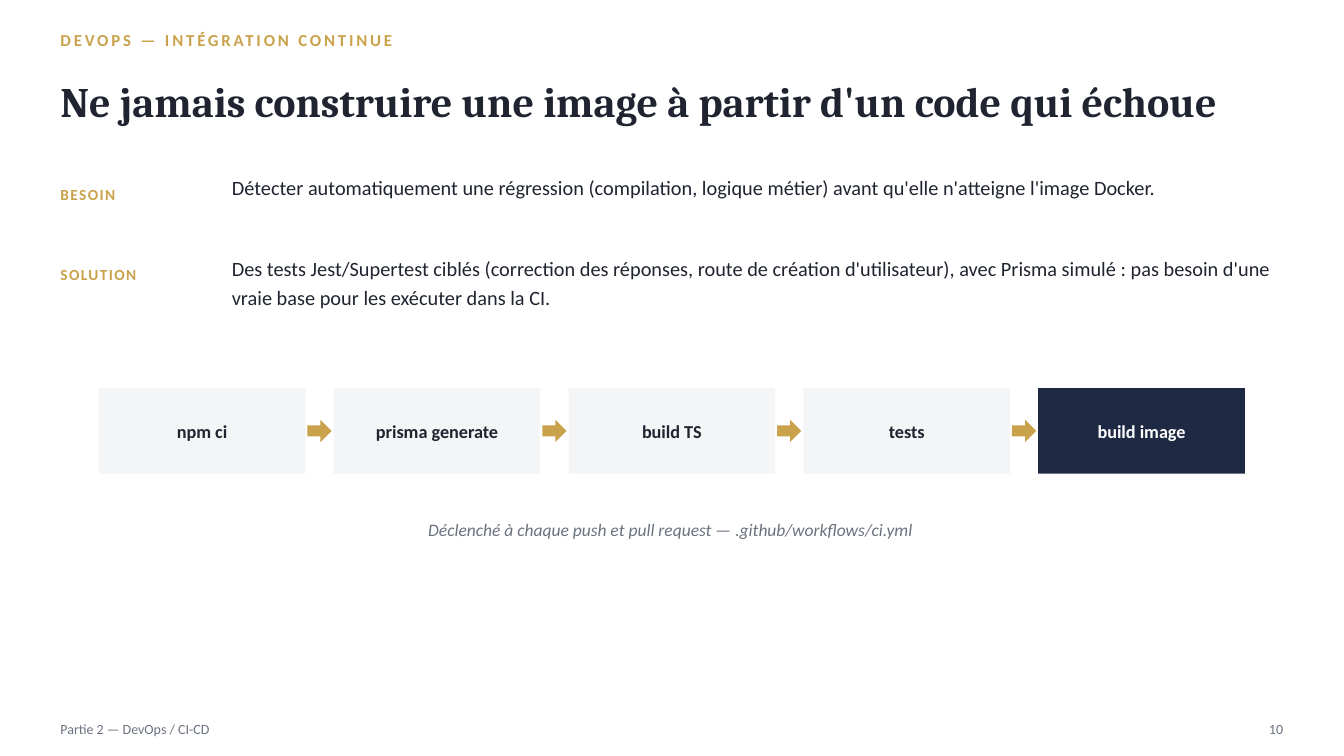
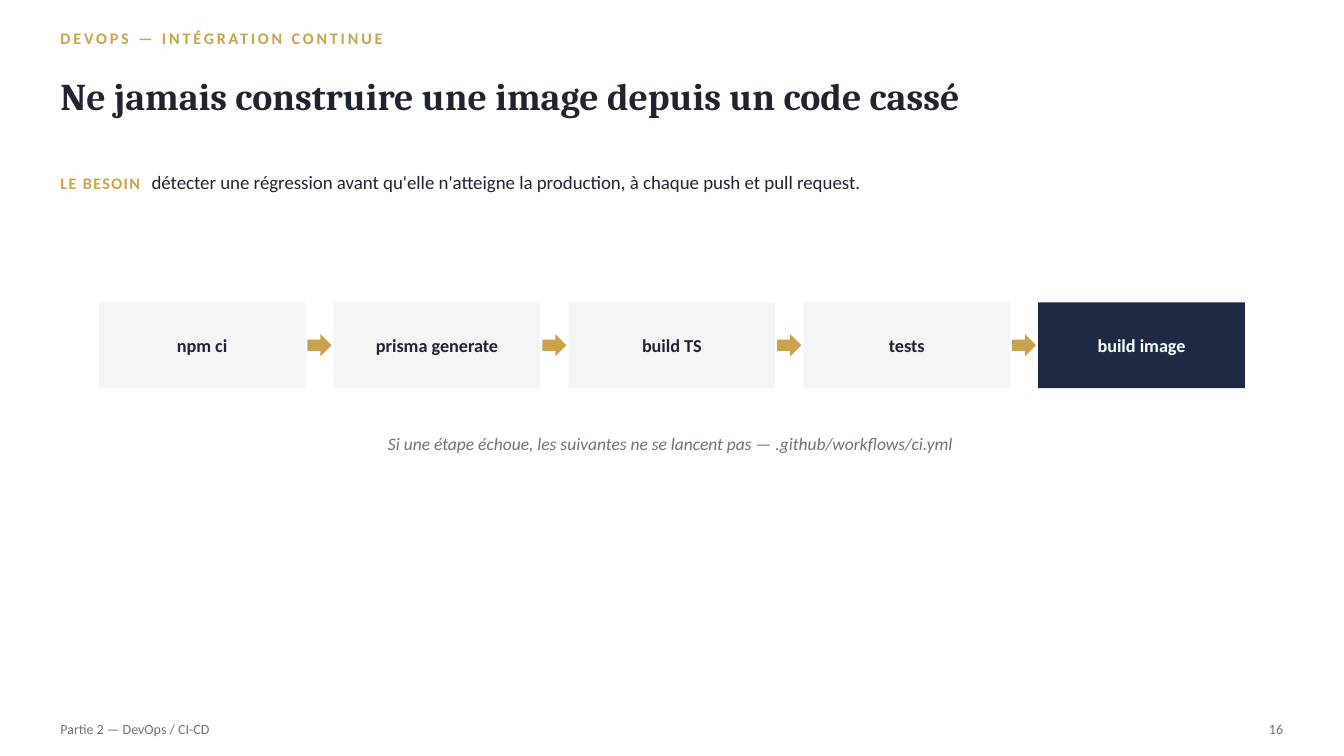
Before and after one commit to phasna/Quiz, a slide deck: slide 16 of quiz_soutenance.pptx (slide 10 before the commit). Drawn at 1344x756 pixels with LibreOffice and Linux fonts; fonts in the diff are those of the drawing. Boxes give left, top, right and bottom in pixels: in the first picture for what was removed or moved away, otherwise in the second. Text is boxed around its words. In the diff, an @@ line names an element or a change of style, - is before the commit and + after.

```diff
--- a/quiz_soutenance.pptx
+++ b/quiz_soutenance.pptx
@@ text "DEVOPS — INTÉGRATION CONTINUE" at (60,22,1284,54): size 12 to 11.5 pt @@
@@ text at (60,83,960,119): text changed; size 30 to 27 pt @@
-Ne jamais construire une image à partir d'un code qui échoue
+Ne jamais construire une image depuis un code cassé
@@ text at (60,176,860,193): text changed; size 14.5 to 13.5 pt @@
-Détecter automatiquement une régression (compilation, logique métier) avant qu'elle n'atteigne l'image Docker.
+LE BESOIN détecter une régression avant qu'elle n'atteigne la production, à chaque push et pull request.
@@ text removed at (60,190,115,200) @@
-BESOIN
@@ text removed at (232,261,1270,309) @@
-Des tests Jest/Supertest ciblés (correction des réponses, route de création d'utilisateur), avec Prisma simulé : pas besoin d'une vraie base pour les exécuter dans la CI.
@@ text removed at (60,270,136,280) @@
-SOLUTION
@@ 5 texts, 5 rectangles, 4 right arrows: place and size @@
-5 texts, 5 rectangles, 4 right arrows at (99,388,1245,474)
+5 texts, 5 rectangles, 4 right arrows at (99,302,1245,388)
@@ text added at (388,438,952,453), 12.5 pt, text #6B7280, italic @@
+Si une étape échoue, les suivantes ne se lancent pas — .github/workflows/ci.yml
@@ text removed at (428,524,912,539) @@
-Déclenché à chaque push et pull request — .github/workflows/ci.yml
@@ text at (1269,724,1283,734): text changed @@
-10
+16
```
Also in this commit, not shown: 6 other slides changed, 9 slides added, 3 slides removed, 2 other files.
